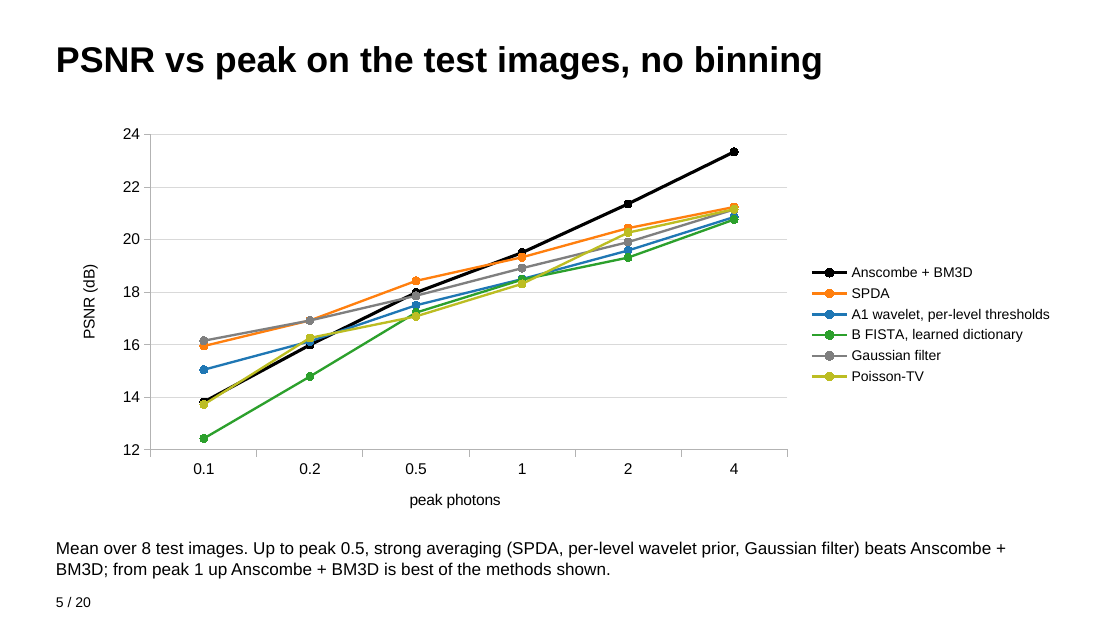
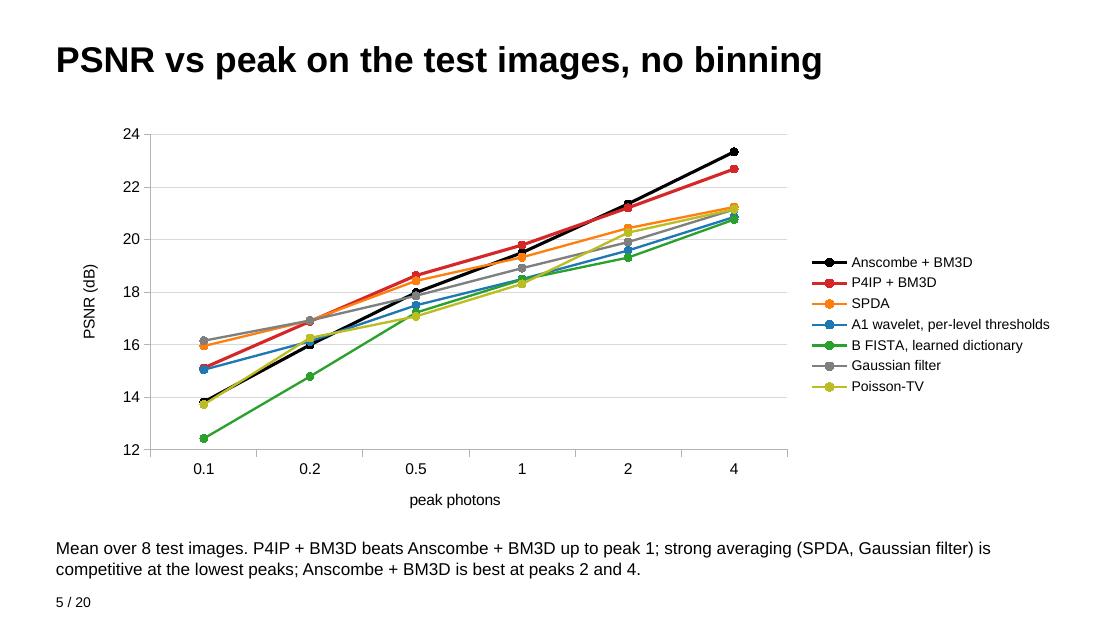
Before and after one commit to tarantulass/EE779-Poisson-Denoising, a slide deck: slide 5 of output/EE779_results.pptx. Drawn at 1120x630 pixels with LibreOffice and Linux fonts; fonts in the diff are those of the drawing. Boxes give left, top, right and bottom in pixels: in the first picture for what was removed or moved away, otherwise in the second. Text is boxed around its words. In the diff, an @@ line names an element or a change of style, - is before the commit and + after.

```diff
--- a/output/EE779_results.pptx
+++ b/output/EE779_results.pptx
@@ line chart at (x1=56, y1=118, x2=1064, y2=532) @@
-SPDA: 15.9, 16.9, 18.4, 19.3, 20.4, 21.2
+P4IP + BM3D: 15.1, 16.9, 18.6, 19.8, 21.2, 22.7
@@ colour of P4IP + BM3D #FF7F0E to #D62728 @@
-A1 wavelet, per-level thresholds: 15, 16.1, 17.5, 18.5, 19.6, 20.9
+SPDA: 15.9, 16.9, 18.4, 19.3, 20.4, 21.2
@@ colour of SPDA #1F77B4 to #FF7F0E @@
-B FISTA, learned dictionary: 12.4, 14.8, 17.2, 18.5, 19.3, 20.8
+A1 wavelet, per-level thresholds: 15, 16.1, 17.5, 18.5, 19.6, 20.9
@@ colour of A1 wavelet, per-level thresholds #2CA02C to #1F77B4 @@
-Gaussian filter: 16.2, 16.9, 17.9, 18.9, 19.9, 21.1
+B FISTA, learned dictionary: 12.4, 14.8, 17.2, 18.5, 19.3, 20.8
@@ colour of B FISTA, learned dictionary #7F7F7F to #2CA02C @@
-Poisson-TV: 13.7, 16.3, 17.1, 18.3, 20.3, 21.2
+Gaussian filter: 16.2, 16.9, 17.9, 18.9, 19.9, 21.1
@@ colour of Gaussian filter #BCBD22 to #7F7F7F @@
+Poisson-TV: 13.7, 16.3, 17.1, 18.3, 20.3, 21.2
@@ text at (x1=56, y1=541, x2=991, y2=579): text changed @@
-Mean over 8 test images. Up to peak 0.5, strong averaging (SPDA, per-level wavelet prior, Gaussian filter) beats Anscombe + BM3D; from peak 1 up Anscombe + BM3D is best of the methods shown.
+Mean over 8 test images. P4IP + BM3D beats Anscombe + BM3D up to peak 1; strong averaging (SPDA, Gaussian filter) is competitive at the lowest peaks; Anscombe + BM3D is best at peaks 2 and 4.
```
Also in this commit, not shown: 9 other slides changed, 2 other files.
